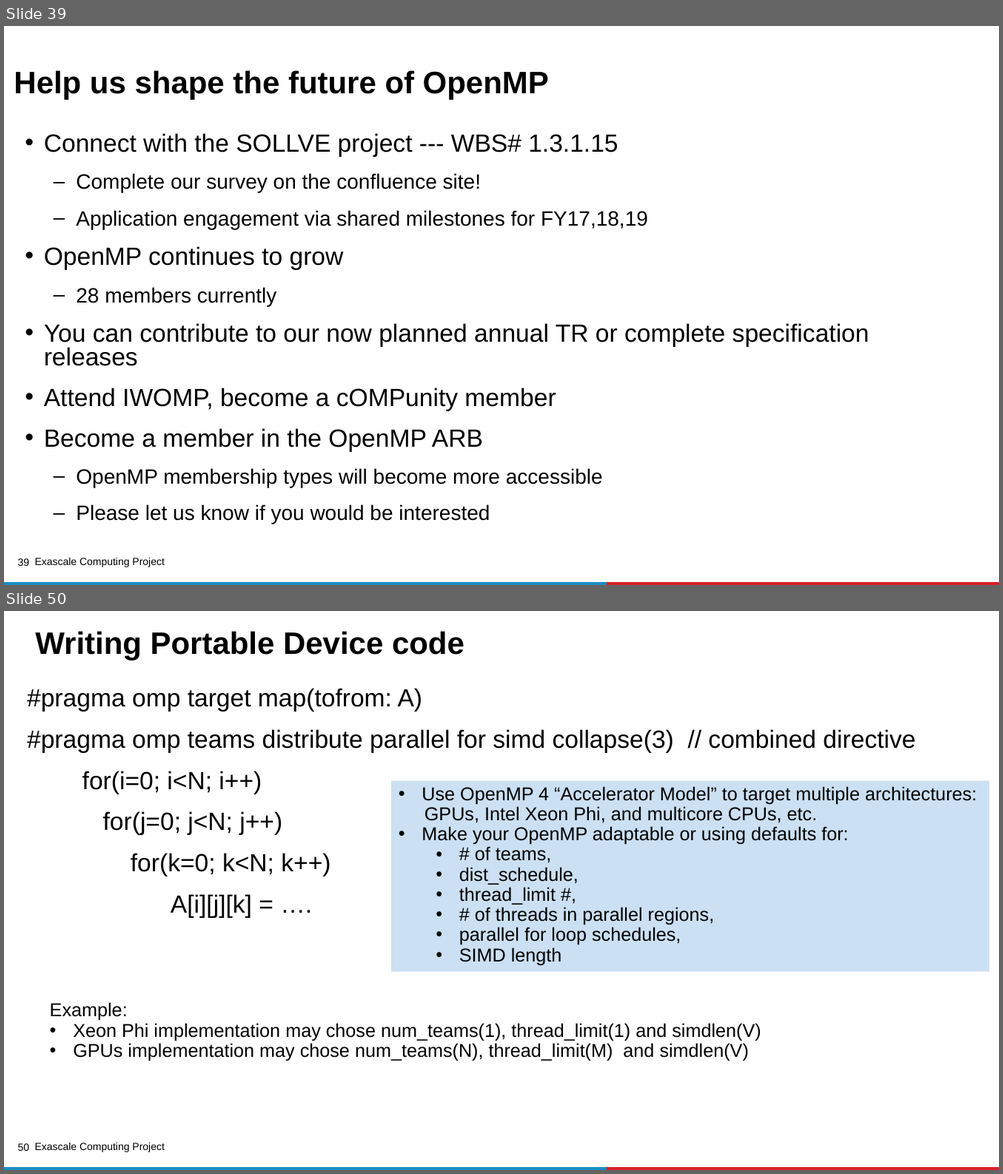
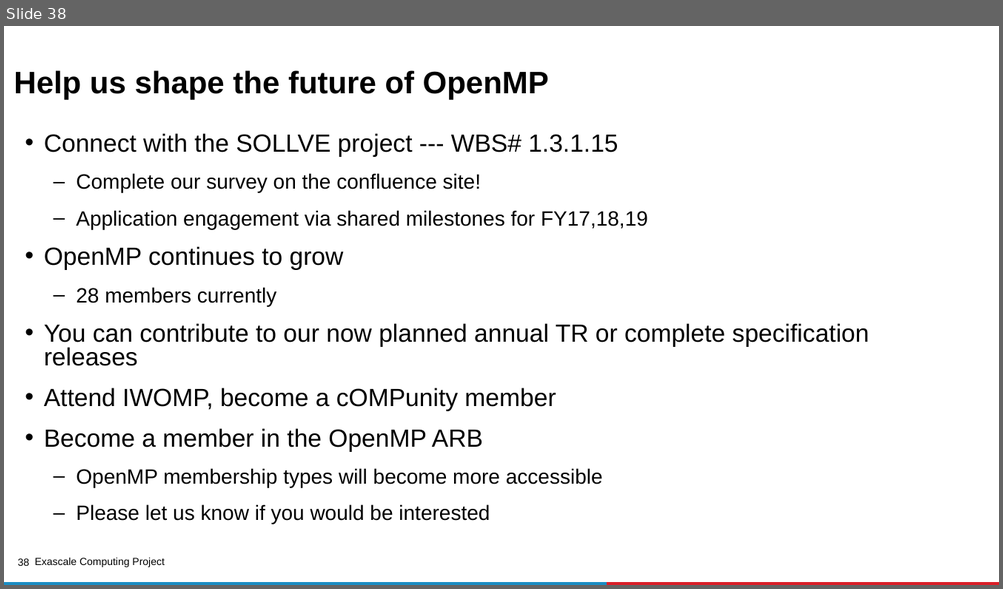
Before and after one commit to kongm/ecp-openmp-material, a slide deck: MPI-OpenMP-tutorial.pptx. Shown one above the other, each under a label of ours: slides 39 and 50 before the commit, slide 38 after it; the slides between them are not shown. The pictures are 1003x1174 and 1003x589 pixels, drawn with LibreOffice and Linux fonts; fonts in the diff are those of the drawing; background and template pictures are left out. Boxes give left, top, right and bottom in pixels: in the first picture for what was removed or moved away, otherwise in the second. Text is boxed around its words. In the diff, an @@ line names an element or a change of style, - is before the commit and + after.

```diff
--- a/MPI-OpenMP-tutorial.pptx
+++ b/MPI-OpenMP-tutorial.pptx
@@ slide 50 removed at bbox=[4, 611, 999, 1170], background #FFFFFF; not listed: 4 template elements that a slide beside it also shows @@
@@ title removed at bbox=[35, 631, 464, 660] @@
-Writing Portable Device code
@@ text removed at bbox=[27, 688, 915, 918] @@
-#pragma omp target map(tofrom: A)
-#pragma omp teams distribute parallel for simd collapse(3) // combined directive
-for(i=0; i<N; i++)
-for(j=0; j<N; j++)
-for(k=0; k<N; k++)
-A[i][j][k] = ….
@@ rectangle removed at bbox=[391, 781, 989, 972] @@
-• Use OpenMP 4 “Accelerator Model” to target multiple architectures:
-GPUs, Intel Xeon Phi, and multicore CPUs, etc.
-• Make your OpenMP adaptable or using defaults for:
-  • # of teams,
-  • dist_schedule,
-  • thread_limit #,
-  • # of threads in parallel regions,
-  • parallel for loop schedules,
-  • SIMD length
@@ text removed at bbox=[50, 1002, 760, 1062] @@
-Example:
-• Xeon Phi implementation may chose num_teams(1), thread_limit(1) and simdlen(V)
-• GPUs implementation may chose num_teams(N), thread_limit(M) and simdlen(V)
@@ what was slide 39 is now slide 38 @@
@@ page number at bbox=[18, 559, 30, 566]: text changed @@
-39
+38
```
Also in this commit, not shown: 4 slides changed, 1 slide added, 14 other slides removed.
